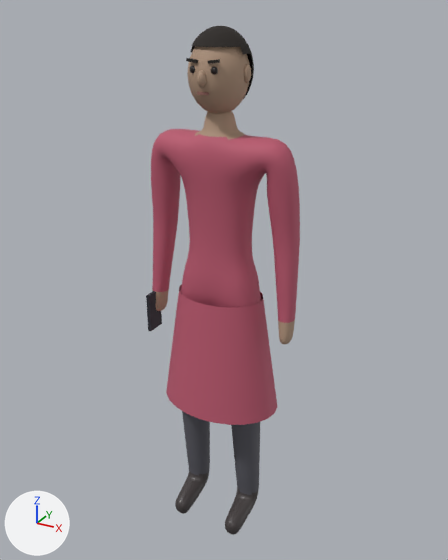
One commit to the glTF model game/assets/models/npc_commuter_b.gltf: the scene before it, then after it.
Rendered twice from a 50 mm lens placed at (0.879, -1.575, 1.716), pointed at (-0.007, 0.036, 0.911). Every picture has the same lights, and +X, +Y and +Z are marked at lower left. The picture after the commit comes second. Vertices at exactly the same position are counted once.

The first picture shows 'Body'.
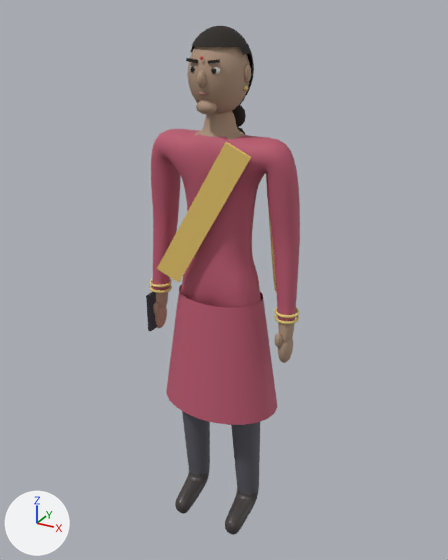
Boxes [x1, y1, x2, y2] around the edits, measured in the pictures (448 x 560 px):
part 1 of me_body, added
    after: [196, 100, 217, 115]
part 2 of me_body, added
    after: [278, 338, 293, 363]
part 3 of me_body, added
    after: [275, 333, 282, 347]
part 4 of me_body, added
    after: [155, 307, 167, 328]
part 5 of me_body, added
    after: [153, 302, 160, 315]
part 6 of me_body, added
    after: [232, 105, 246, 127]
part 7 of me_body, added
    after: [149, 278, 172, 287]
part 8 of me_body, added
    after: [150, 284, 172, 293]
part 9 of me_body, added
    after: [274, 308, 300, 318]
part 10 of me_body, added
    after: [274, 314, 299, 324]
part 11 of me_body, built on
    before: [190, 65, 218, 95]
    after: [157, 66, 276, 291]

Patch to the scene script:
```diff
--- a/game/assets/models/npc_commuter_b.gltf.py
+++ b/game/assets/models/npc_commuter_b.gltf.py
@@ mat_dupatta @@
+mat_dupatta = principled_material('Dupatta')
+mat_dupatta.base_color = (0.88, 0.62, 0.16)  # yellow #f1ce6f
+mat_dupatta.roughness = 0.7
@@ mat_kurtatrim @@
+mat_kurtatrim = principled_material('KurtaTrim')
+mat_kurtatrim.base_color = (0.8, 0.6, 0.25)  # yellow #e7cb89
+mat_kurtatrim.roughness = 0.7
@@ mat_gold @@
+mat_gold = principled_material('Gold')
+mat_gold.base_color = (0.8, 0.6, 0.2)  # yellow #e7cb7c
+mat_gold.roughness = 0.35
@@ mat_bindi @@
+mat_bindi = principled_material('Bindi')
+mat_bindi.base_color = (0.7, 0.05, 0.08)  # red #da3f50
+mat_bindi.roughness = 0.7
@@ mat_eyewhite @@
+mat_eyewhite = principled_material('EyeWhite')
+mat_eyewhite.base_color = (0.85, 0.83, 0.78)  # white #edebe5
+mat_eyewhite.roughness = 0.3
@@ me_body @@
 # used by ob_body; location = (0.0, 0.0, 0.0)
-me_body.from_pydata(...)  # 3904 vertices, 7676 faces; spans x -0.26..0.26, y -0.15..0.15, z 0.01..1.67
+me_body.from_pydata(...)  # 5400 vertices, 10592 faces; spans x -0.27..0.27, y -0.15..0.15, z 0.01..1.67
+# me_body part 1: a new loose piece, a UV sphere (10 segments, 6 rings, poles along z) spanning x -0.03..0.03, y -0.098..-0.053, z 1.448..1.488, in mat_npc_commuter_bskin (beige #af937c)
+# me_body part 2: a new loose piece, a UV sphere (12 segments, 8 rings, poles along z) spanning x 0.214..0.256, y -0.045..0.027, z 0.7..0.806, in mat_npc_commuter_bskin (beige #af937c)
+# me_body part 3: a new loose piece, an icosphere of 80 faces spanning x 0.212..0.236, y -0.054..-0.03, z 0.766..0.815, in mat_npc_commuter_bskin (beige #af937c)
+# me_body part 4: a new loose piece, a UV sphere (12 segments, 8 rings, poles along z) spanning x -0.256..-0.214, y -0.045..0.027, z 0.7..0.806, in mat_npc_commuter_bskin (beige #af937c)
+# me_body part 5: a new loose piece, an icosphere of 80 faces spanning x -0.236..-0.212, y -0.054..-0.03, z 0.766..0.815, in mat_npc_commuter_bskin (beige #af937c)
+# me_body part 6: a new loose piece, a UV sphere (10 segments, 6 rings, poles along z) spanning x -0.027..0.027, y 0.079..0.124, z 1.387..1.455, in mat_hair (black #27211d)
+# me_body part 7: a new loose piece, a torus around z (ring radius 0.0339, tube radius 0.0047) spanning x -0.2692..-0.192, y -0.0386..0.0386, z 0.8665..0.8747, in mat_gold (yellow #e7cb7c)
+# me_body part 8: a new loose piece, a torus around z (ring radius 0.0339, tube radius 0.0047) spanning x -0.2692..-0.192, y -0.0386..0.0386, z 0.8458..0.854, in mat_gold (yellow #e7cb7c)
+# me_body part 9: a new loose piece, a torus around z (ring radius 0.0339, tube radius 0.0047) spanning x 0.192..0.2692, y -0.0386..0.0386, z 0.8665..0.8747, in mat_gold (yellow #e7cb7c)
+# me_body part 10: a new loose piece, a torus around z (ring radius 0.0339, tube radius 0.0047) spanning x 0.192..0.2692, y -0.0386..0.0386, z 0.8458..0.854, in mat_gold (yellow #e7cb7c)
+# me_body part 11: 21 vertices moved within x -0.04..0.04, y -0.09..-0.08, z 1.56..1.57; 20 vertices removed from x -0.03..0.03, y -0.1..-0.08, z 1.5..1.58; 184 vertices added at x -0.16..0.16, y -0.12..0.15, z 0.89..1.58
+# other edits to the shape of me_body do not show in these pictures
 me_body.materials.append(mat_npc_commuter_bshirt)
@@ me_body @@
 me_body.materials.append(mat_phone)
+me_body.materials.append(mat_eyewhite)  # white #edebe5
+me_body.materials.append(mat_bindi)  # red #da3f50
+me_body.materials.append(mat_dupatta)  # yellow #f1ce6f
+me_body.materials.append(mat_kurtatrim)  # yellow #e7cb89
+me_body.materials.append(mat_gold)  # yellow #e7cb7c
```
